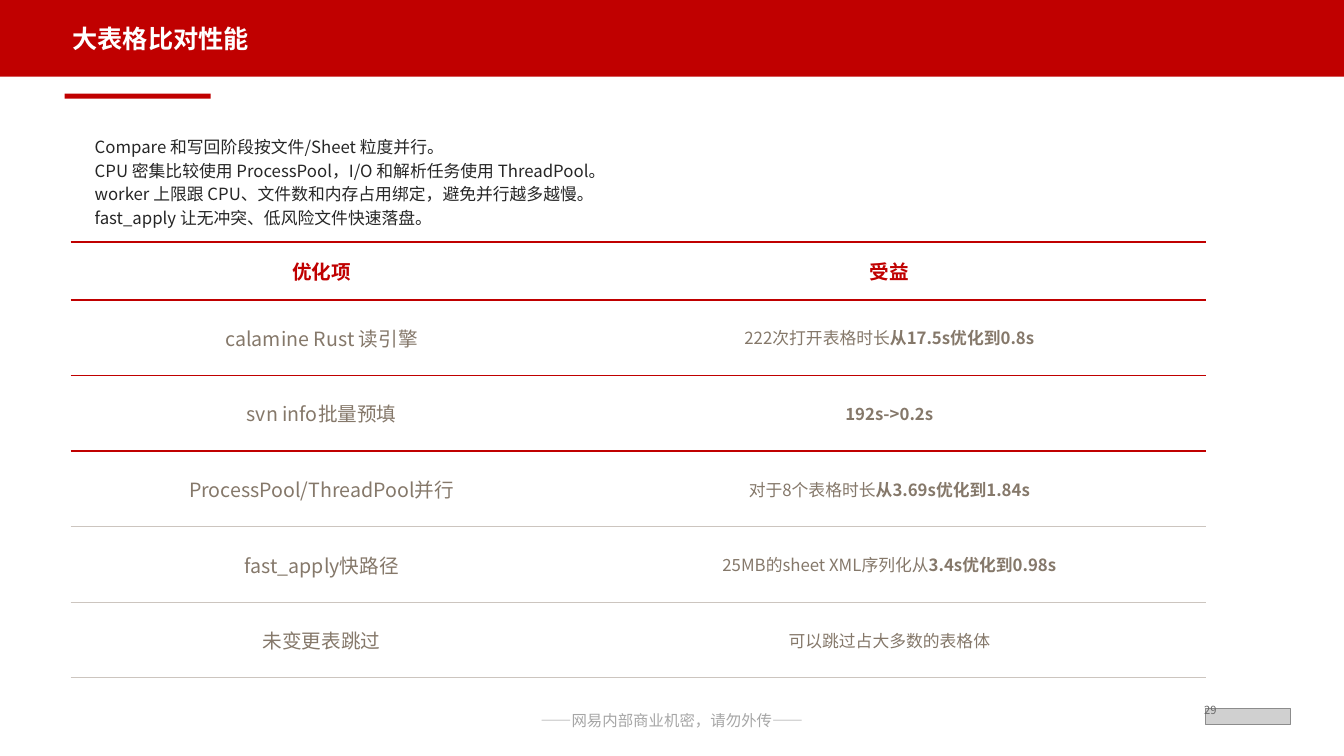
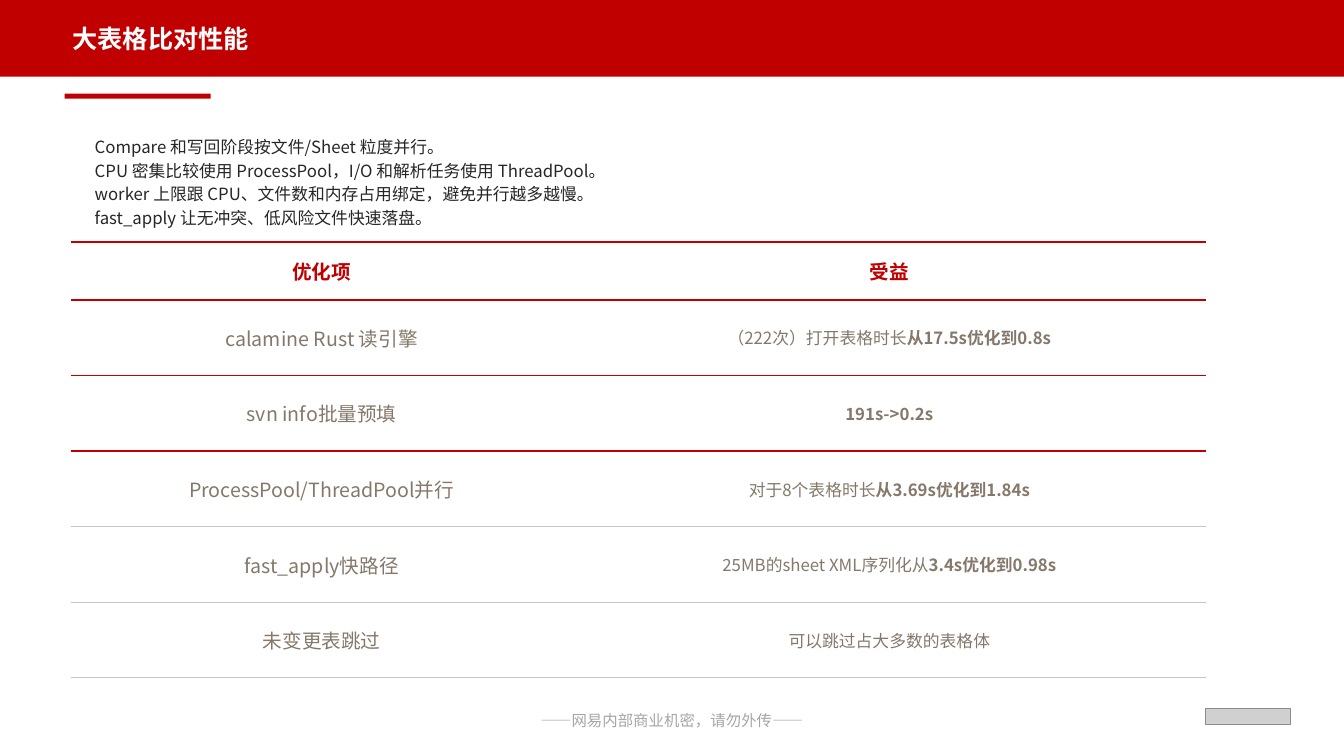
Before and after one commit to Rainwind57/ExcelAgent_And_Merge, a slide deck: slide 31 of 网易互娱通用PPT模板（含保密）_ExcelAgent答辩优化版.pptx (slide 39 before the commit). Drawn at 1344x756 pixels with LibreOffice and Linux fonts; fonts in the diff are those of the drawing; grey boxes stand for pictures. Boxes give left, top, right and bottom in pixels: in the first picture for what was removed or moved away, otherwise in the second. Text is boxed around its words. In the diff, an @@ line names an element or a change of style, - is before the commit and + after.

```diff
--- a/网易互娱通用PPT模板（含保密）_ExcelAgent答辩优化版.pptx
+++ b/网易互娱通用PPT模板（含保密）_ExcelAgent答辩优化版.pptx
@@ table at [71,242,1206,678] @@
-row 2, column 2: 222次打开表格时长从17.5s优化到0.8s
+row 2, column 2: （222次）打开表格时长从17.5s优化到0.8s
-row 3, column 2: 192s->0.2s
+row 3, column 2: 191s->0.2s
@@ text removed at [1204,703,1216,718] @@
-29
```
Also in this commit, not shown: 26 other slides changed, 2 slides added, 59 slides removed, 31 other files.
